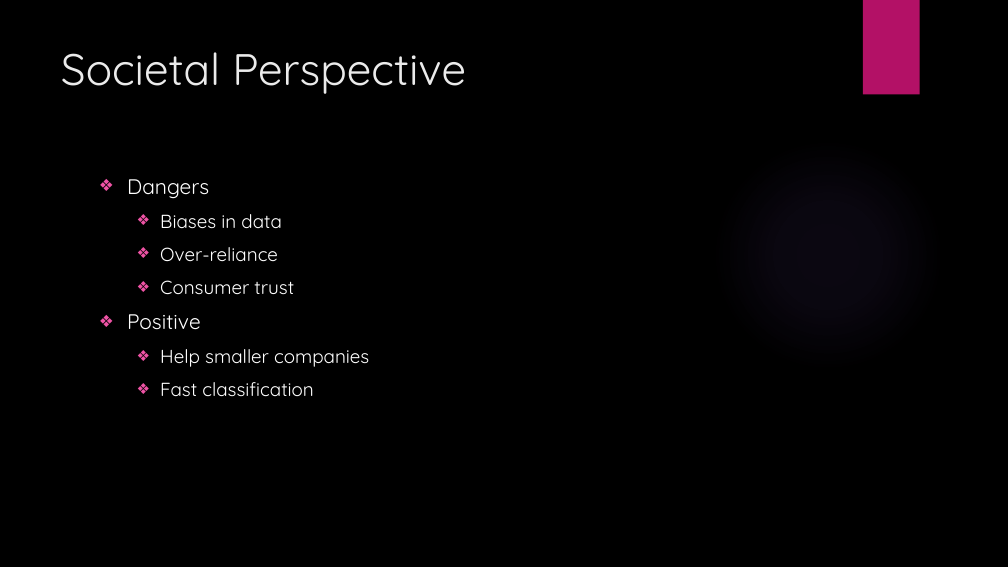
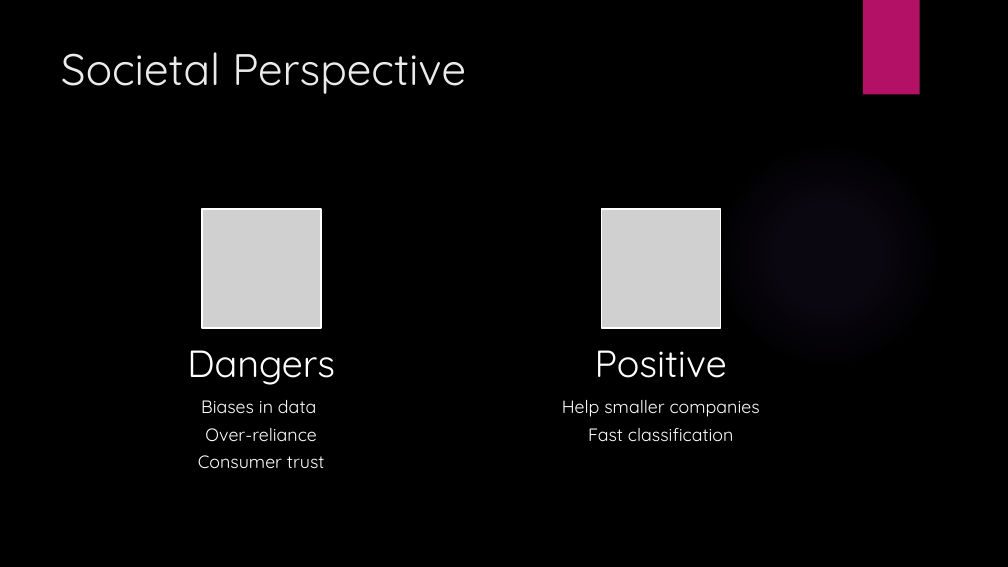
Before and after one commit to theladykiller/DSML-Price-prediction, a slide deck: slide 11 of Documents/Final Presentation.pptx. Drawn at 1008x567 pixels with LibreOffice and Linux fonts; fonts in the diff are those of the drawing; grey boxes stand for pictures; background and template pictures are left out. Boxes give left, top, right and bottom in pixels: in the first picture for what was removed or moved away, otherwise in the second. Text is boxed around its words. In the diff, an @@ line names an element or a change of style, - is before the commit and + after.

```diff
--- a/Documents/Final Presentation.pptx
+++ b/Documents/Final Presentation.pptx
@@ text removed at <box>127,179,369,397</box> @@
-❖ Dangers
-  ❖ Biases in data
-  ❖ Over-reliance
-  ❖ Consumer trust
-❖ Positive
-  ❖ Help smaller companies
-  ❖ Fast classification
@@ group added at <box>187,209,760,468</box>: 4 texts, 2 pictures @@
+Dangers
+Biases in data
+Over-reliance
+Consumer trust
+Positive
+Help smaller companies
+Fast classification
```
Also in this commit, not shown: 2 other slides changed, 1 slide added, 1 slide removed, 2 other files.
